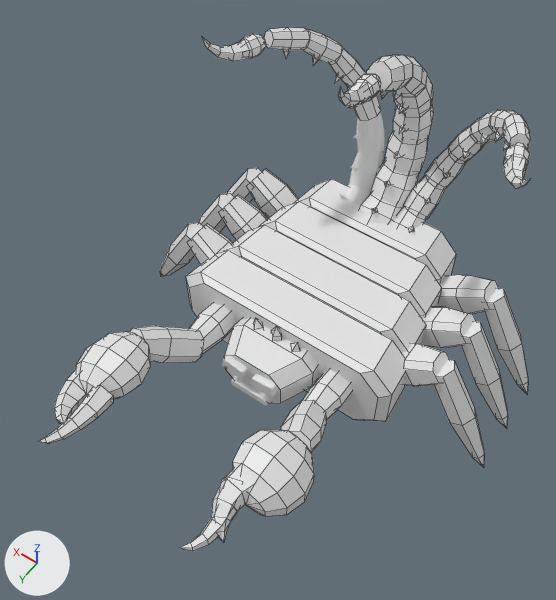
Before and after pictures for a commit that changed the FBX model roblox/art/bosses/scorpion_queen.fbx.
Camera for both pictures: a 50 mm lens placed at (-3.45, 6.21, 8.63), pointed at (0.01, 1.37, 1.02). Lighting does not change. The marker at lower left points along +X, +Y and +Z. The older version comes first. Mesh edges are drawn as thin lines on the coarser meshes. Where no turn or scale is listed for an object, it has been applied to the vertices.

The older version as bpy lines, for what is in view:
```python
me_forearm_r = bpy.data.meshes.new('Forearm_R')
me_forearm_r.from_pydata(...)  # 24 vertices, 18 faces; spans x -0.226..0.459, y -0.151..0.84, z -0.18..0.794
me_forearm_r.materials.append(mat_scorpion_queen_forearm_r)  # white #e7e7e7
me_hand_l = bpy.data.meshes.new('Hand_L')
me_hand_l.from_pydata(...)  # 78 vertices, 86 faces; spans x -0.424..0.453, y -0.095..1.347, z -0.361..0.368
me_hand_l.materials.append(mat_scorpion_queen_hand_l)  # white #e7e7e7
me_hand_r = bpy.data.meshes.new('Hand_R')
me_hand_r.from_pydata(...)  # 78 vertices, 86 faces; spans x -0.453..0.424, y -0.095..1.341, z -0.361..0.368
me_hand_r.materials.append(mat_scorpion_queen_hand_r)  # white #e7e7e7
me_pincer_l = bpy.data.meshes.new('Pincer_L')
me_pincer_l.from_pydata(...)  # 26 vertices, 26 faces; spans x -0.215..0.149, y -0.058..0.912, z -0.173..0.136
me_pincer_l.materials.append(mat_scorpion_queen_pincer_l)  # white #e7e7e7
me_pincer_r = bpy.data.meshes.new('Pincer_R')
me_pincer_r.from_pydata(...)  # 26 vertices, 26 faces; spans x -0.144..0.244, y -0.015..0.871, z -0.14..0.159
me_pincer_r.materials.append(mat_scorpion_queen_pincer_r)  # white #e7e7e7
ob_forearm_r = bpy.data.objects.new('Forearm_R', me_forearm_r)
ob_forearm_r.location = (0.95, 2.05, 0.04)
ob_hand_l = bpy.data.objects.new('Hand_L', me_hand_l)
ob_hand_l.location = (-1.22, 2.76, 0.68)
ob_hand_r = bpy.data.objects.new('Hand_R', me_hand_r)
ob_hand_r.location = (1.22, 2.76, 0.68)
ob_pincer_l = bpy.data.objects.new('Pincer_L', me_pincer_l)
ob_pincer_l.location = (-0.97, 3.55, 0.8)
ob_pincer_r = bpy.data.objects.new('Pincer_R', me_pincer_r)
ob_pincer_r.location = (0.97, 3.55, 0.8)
# also in view: 'Tail3_8' at (1.92, -0.41, 2.96); 'Tail2_8' at (0.0, -0.17, 3.29); 'Tail2_6' at (0.0, -1.36, 2.74); 'Tail2_5' at (0.0, -1.68, 2.31); 'Tail1_3' at (-0.62, -1.8, 1.22)
```
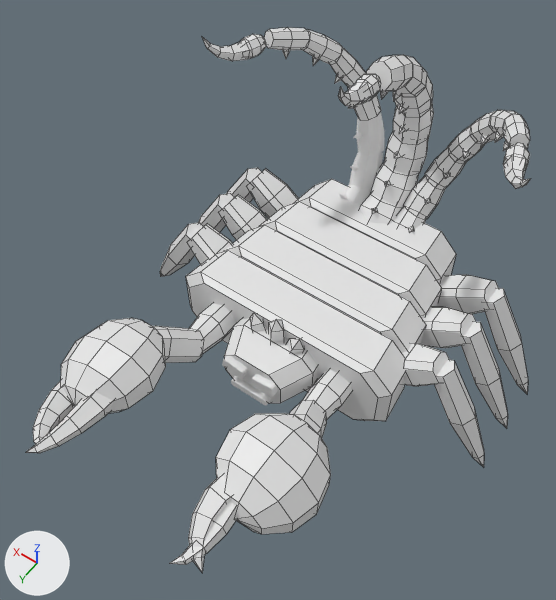
Changed parts and their boxes (x1, y1, x2, y2) in the pictures (556 x 600 px; the box of a moved part takes in the faces that stretch with it):
'Hand_L', reshaped (38% wider, 41% taller): before (211, 429, 314, 542); after (188, 413, 331, 573)
'Hand_R', reshaped (37% wider, 35% taller): before (54, 331, 151, 424); after (33, 318, 166, 444)
'Pincer_R', reshaped: before (38, 385, 113, 443); after (25, 392, 113, 453)
'Pincer_L', reshaped: before (180, 477, 238, 551); after (169, 501, 236, 565)
part 3 of me_hand_l, moved or reshaped: before (233, 429, 314, 516); after (216, 413, 331, 534)
part 4 of me_hand_l, moved or reshaped: before (218, 531, 227, 542); after (193, 557, 204, 573)
part 5 of me_hand_l, moved or reshaped: before (219, 519, 229, 532); after (188, 537, 205, 559)
part 6 of me_hand_l, moved or reshaped: before (211, 498, 233, 516); after (188, 512, 213, 539)
part 7 of me_hand_l, moved or reshaped: before (213, 465, 251, 510); after (192, 474, 232, 521)
part 8 of me_hand_r, moved or reshaped: before (76, 331, 151, 399); after (61, 318, 166, 413)
part 9 of me_hand_r, moved or reshaped: before (56, 414, 67, 424); after (34, 437, 42, 444)
part 10 of me_hand_r, moved or reshaped: before (54, 404, 71, 419); after (33, 423, 50, 441)
part 11 of me_hand_r, moved or reshaped: before (54, 393, 78, 415); after (33, 407, 59, 432)
part 12 of me_hand_r, moved or reshaped: before (57, 369, 87, 406); after (39, 381, 74, 423)

Diff of the bpy script that builds the scene:
```diff
--- a/roblox/art/bosses/scorpion_queen.fbx.py
+++ b/roblox/art/bosses/scorpion_queen.fbx.py
@@ me_hand_r @@
 # used by ob_hand_r; location = (1.22, 2.76, 0.68)
-me_hand_r.from_pydata(...)  # 78 vertices, 86 faces; spans x -0.453..0.424, y -0.095..1.341, z -0.361..0.368
+me_hand_r.from_pydata(...)  # 78 vertices, 86 faces; spans x -0.629..0.599, y -0.293..1.718, z -0.507..0.513
+# me_hand_r part 8: the loose piece of 52 vertices spanning x -0.453..0.424, y -0.095..0.894, z -0.361..0.368 is scaled about its middle by 1.4
+# me_hand_r part 9: the 1 vertex in x -0.122, y 1.341, z 0.045 is moved by (-0.043, 0.377, 0.017)
+# me_hand_r part 10: all 5 vertices in x -0.028..0.147, y 1.132..1.246, z -0.126..0.071 are moved by (0.028, 0.318, -0.016)
+# me_hand_r part 11: all 5 vertices in x -0.011..0.26, y 1.01..1.093, z -0.193..0.084 are moved by (0.053, 0.262, -0.027)
+# me_hand_r part 12: all 5 vertices in x -0.026..0.332, y 0.879..0.882, z -0.242..0.113 are moved by (0.064, 0.192, -0.032)
+# other edits to the shape of me_hand_r do not show in these pictures
 me_hand_r.materials.append(mat_scorpion_queen_hand_r)
@@ me_pincer_r @@
 # used by ob_pincer_r; location = (0.97, 3.55, 0.8)
-me_pincer_r.from_pydata(...)  # 26 vertices, 26 faces; spans x -0.144..0.244, y -0.015..0.871, z -0.14..0.159
+me_pincer_r.from_pydata(...)  # 26 vertices, 26 faces; spans x -0.221..0.266, y -0.185..1.049, z -0.181..0.23
+# me_pincer_r part 2: 26 of 26 vertices moved; they spanned x -0.144..0.244, y -0.015..0.871, z -0.14..0.159 and now span x -0.221..0.266, y -0.185..1.049, z -0.181..0.23; mean shift (0.001, 0.005, 0.0)
 me_pincer_r.materials.append(mat_scorpion_queen_pincer_r)
@@ me_hand_l @@
 # used by ob_hand_l; location = (-1.22, 2.76, 0.68)
-me_hand_l.from_pydata(...)  # 78 vertices, 86 faces; spans x -0.424..0.453, y -0.095..1.347, z -0.361..0.368
+me_hand_l.from_pydata(...)  # 78 vertices, 86 faces; spans x -0.599..0.629, y -0.293..1.726, z -0.507..0.513
+# me_hand_l part 3: the loose piece of 52 vertices spanning x -0.424..0.453, y -0.095..0.894, z -0.361..0.368 is scaled about its middle by 1.4
+# me_hand_l part 4: the 1 vertex in x -0.023, y 1.347, z -0.023 is moved by (-0.015, 0.379, -0.01)
+# me_hand_l part 5: all 5 vertices in x 0.056..0.239, y 1.131..1.233, z -0.052..0.146 are moved by (0.051, 0.315, 0.021)
+# me_hand_l part 6: all 5 vertices in x 0.063..0.34, y 1.008..1.072, z -0.067..0.211 are moved by (0.072, 0.257, 0.031)
+# me_hand_l part 7: all 5 vertices in x 0.038..0.396, y 0.854..0.88, z -0.099..0.256 are moved by (0.078, 0.187, 0.035)
+# other edits to the shape of me_hand_l do not show in these pictures
 me_hand_l.materials.append(mat_scorpion_queen_hand_l)
@@ me_pincer_l @@
 # used by ob_pincer_l; location = (-0.97, 3.55, 0.8)
-me_pincer_l.from_pydata(...)  # 26 vertices, 26 faces; spans x -0.215..0.149, y -0.058..0.912, z -0.173..0.136
+me_pincer_l.from_pydata(...)  # 26 vertices, 26 faces; spans x -0.25..0.23, y -0.244..1.09, z -0.215..0.2
+# me_pincer_l part 1: 26 of 26 vertices moved; they spanned x -0.215..0.149, y -0.058..0.912, z -0.173..0.136 and now span x -0.25..0.23, y -0.244..1.09, z -0.215..0.2; mean shift (-0.001, 0.005, 0.0)
 me_pincer_l.materials.append(mat_scorpion_queen_pincer_l)
```
